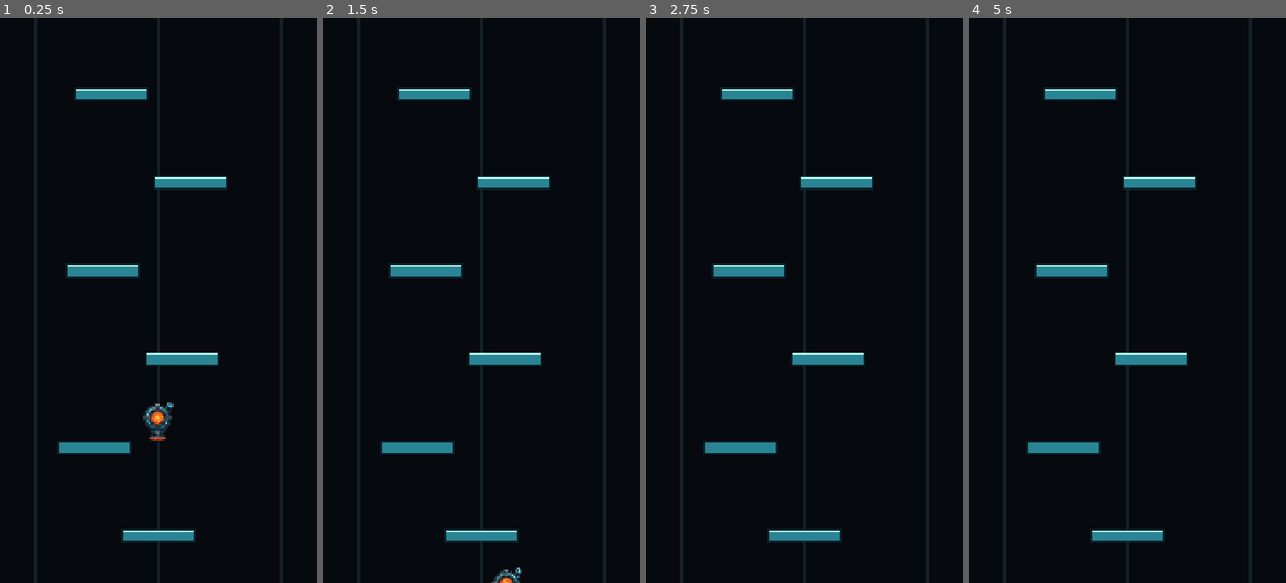
Above: before the commit, frames 1-4 (left to right).
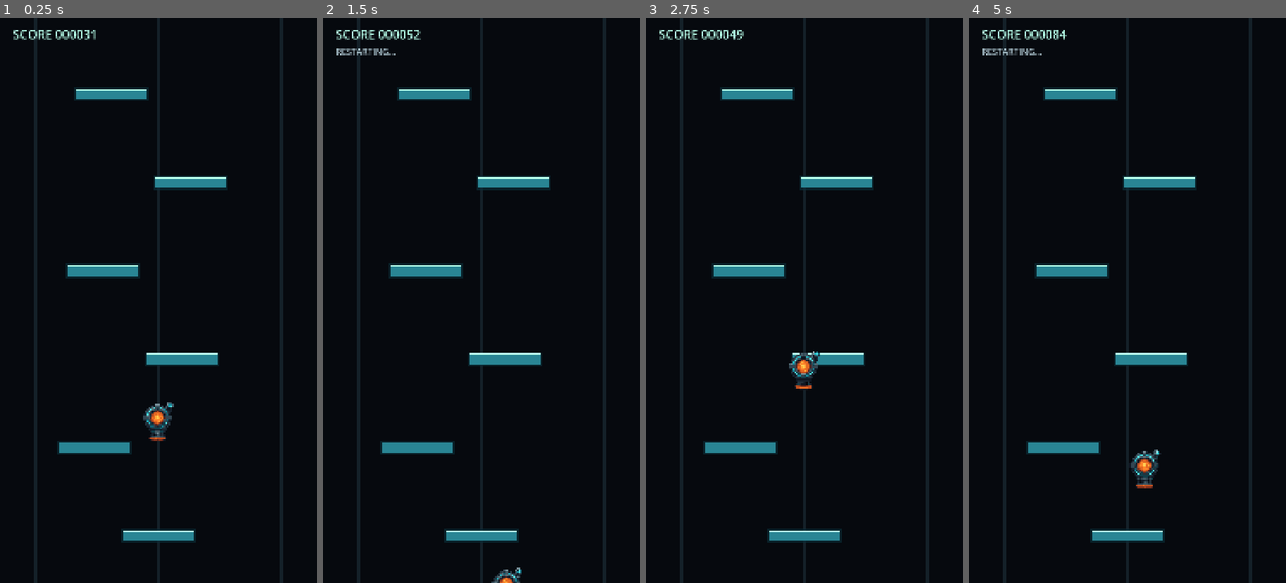
Above: after the commit, the same moments.

Repository: ScriptByFei/kernwerk-godot
Game: Godot game, scene res://scenes/game/game.tscn
Same seed, same stepped clock (60 frames per second), same inputs: the game is played once before the commit and once after it.
Inputs (mouse positions are in pixels of both pictures, inside the frame that each line leads up to):
- Up to frame 1 (0.25 s): no input
- Up to frame 2 (1.5 s): tap Enter at 0.5 s; move the mouse to (551, 272) at 0.52 s; hold D (move_right) 0.53-1.25 s; click (551, 272) at 0.67 s; drag from (418, 328) to (465, 413) at 1.27 s
- Up to frame 3 (2.75 s): tap Space at 2 s; move the mouse to (836, 176) at 2.02 s; hold A (move_left) from 2.03 s (still down)
- Up to frame 4 (5 s): release A (move_left) at 2.75 s; drag from (1111, 413) to (1032, 215) at 2.77 s; move the mouse to (1222, 385) at 3.52 s; hold D (move_right) 3.53-4.25 s; drag from (1032, 215) to (1079, 159) at 4.27 s

The runs differ from the first frame. In frame 1, 0.3% of the frame differs, in the area x 4-31%, y 2-4%; in frame 2, 0.4%; in frame 3, 0.7%; in frame 4, 0.8%, in the area x 4-61%, y 2-84%.

Commit message:
feat: add gameplay loop to Resonanzsprung
- Height-based score with on-screen display
- Game over when jumper falls below camera
- 1s auto-restart with full reset
- Difficulty scaling (platform gap + horizontal step) up to max 5
- Guard against instant game-over on initial launch
- New gameplay_loop_test suite (16 tests)

Diff:
--- a/scripts/game/game.gd
+++ b/scripts/game/game.gd
@@ -1,25 +1,49 @@
 extends Node2D
+
+const START_Y := JumpConfig.PLATFORM_LAYOUT[0].y - JumpConfig.PLATFORM_SIZE.y
 
 var jumper: Jumper
 var camera: VerticalCamera
 var platform_director: PlatformDirector
 var is_dragging := false
+var score := 0
+var difficulty := 0
+var is_game_over := false
+var _restart_timer := -1.0
+var _highest_y := START_Y
+var _death_check_armed := false
 
 func _ready() -> void:
-	queue_redraw()
 	platform_director = PlatformDirector.new()
 	platform_director.initialize(self, JumpConfig.PLATFORM_LAYOUT)
 	_create_jumper()
 	_create_camera()
+	_highest_y = jumper.global_position.y
+	_update_score()
+	queue_redraw()
 
 func _notification(what: int) -> void:
 	if what == NOTIFICATION_WM_SIZE_CHANGED:
 		queue_redraw()
 
-func _process(_delta: float) -> void:
+func _process(delta: float) -> void:
 	queue_redraw()
+	if jumper == null or camera == null:
+		return
+	if is_game_over:
+		_restart_timer -= delta
+		if _restart_timer <= 0.0:
+			_restart()
+		return
+	_update_score()
+	if _death_check_armed:
+		_check_game_over()
+	else:
+		_arm_death_check()
+	if is_game_over:
+		return
 	var visible_rect := _get_visible_world_rect()
-	platform_director.maintain(visible_rect.position.y, visible_rect.end.y)
+	platform_director.maintain(visible_rect.position.y, visible_rect.end.y, difficulty)
 
 func _create_jumper() -> void:
 	jumper = Jumper.new()
@@ -34,7 +58,54 @@
 	camera.target = jumper
 	add_child(camera)
 
+func _update_score() -> void:
+	if jumper == null:
+		return
+	_highest_y = minf(_highest_y, jumper.global_position.y)
+	score = maxi(0, int(floor((START_Y - _highest_y) / JumpConfig.SCORE_PER_UNIT)))
+	difficulty = mini(
+		JumpConfig.MAX_DIFFICULTY,
+		int(floor(float(score) / JumpConfig.DIFFICULTY_STEP_SCORE))
+	)
+
+func _check_game_over() -> void:
+	if is_game_over or jumper == null or camera == null:
+		return
+	var death_line_y := camera.global_position.y + JumpConfig.FALL_DEATH_MARGIN
+	if jumper.global_position.y > death_line_y:
+		is_game_over = true
+		_restart_timer = JumpConfig.RESTART_DELAY
+
+func _arm_death_check() -> void:
+	if jumper == null or camera == null:
+		return
+	if jumper.global_position.y <= camera.global_position.y + JumpConfig.FALL_DEATH_MARGIN:
+		_death_check_armed = true
+
+func _restart() -> void:
+	if jumper != null:
+		jumper.free()
+		jumper = null
+	if camera != null:
+		camera.free()
+		camera = null
+	if platform_director == null:
+		platform_director = PlatformDirector.new()
+	platform_director.initialize(self, JumpConfig.PLATFORM_LAYOUT)
+	_create_jumper()
+	_create_camera()
+	score = 0
+	difficulty = 0
+	is_game_over = false
+	_restart_timer = -1.0
+	_highest_y = jumper.global_position.y
+	_death_check_armed = false
+	_update_score()
+	queue_redraw()
+
 func _unhandled_input(event: InputEvent) -> void:
+	if jumper == null:
+		return
 	if event is InputEventMouseButton and event.button_index == MOUSE_BUTTON_LEFT:
 		is_dragging = event.pressed
 		if is_dragging:
@@ -66,6 +137,25 @@
 	draw_rect(visible_rect, Color(0.025, 0.035, 0.055), true)
 	for shaft_x in [120.0, 540.0, 960.0]:
 		draw_line(Vector2(shaft_x, visible_rect.position.y), Vector2(shaft_x, visible_rect.end.y), Color(0.08, 0.13, 0.16), 8.0)
+	draw_string(
+		ThemeDB.fallback_font,
+		visible_rect.position + Vector2(44.0, 72.0),
+		"SCORE %06d" % score,
+		HORIZONTAL_ALIGNMENT_LEFT,
+		-1.0,
+		42,
+		Color(0.72, 1.0, 0.92)
+	)
+	if is_game_over:
+		draw_string(
+			ThemeDB.fallback_font,
+			visible_rect.position + Vector2(44.0, 126.0),
+			"RESTARTING...",
+			HORIZONTAL_ALIGNMENT_LEFT,
+			-1.0,
+			30,
+			Color(0.72, 0.82, 0.86)
+		)
 
 func _get_visible_world_rect() -> Rect2:
 	var viewport_rect := get_viewport_rect()
--- a/scripts/jump/jump_config.gd
+++ b/scripts/jump/jump_config.gd
@@ -22,6 +22,16 @@
 const PLATFORM_MAX_HORIZONTAL_STEP := 280.0
 const CAMERA_LEAD := 260.0
 const CAMERA_START := Vector2(540.0, 960.0)
+
+# Gameplay-Loop
+const SCORE_PER_UNIT := 10.0
+const FALL_DEATH_MARGIN := 600.0
+const RESTART_DELAY := 1.0
+const DIFFICULTY_STEP_SCORE := 100.0
+const MAX_DIFFICULTY := 5
+const DIFFICULTY_VERTICAL_BONUS := 10.0
+const DIFFICULTY_HORIZONTAL_BONUS := 20.0
+
 const PLATFORM_LAYOUT: Array[Vector2] = [
 	Vector2(540.0, 1760.0),
 	Vector2(320.0, 1460.0),
--- a/scripts/jump/platform_director.gd
+++ b/scripts/jump/platform_director.gd
@@ -21,17 +21,27 @@
 		_add_platform(position)
 	_last_position = active_positions.back()
 
-func maintain(visible_top_y: float, visible_bottom_y: float) -> void:
+func maintain(visible_top_y: float, visible_bottom_y: float, difficulty: int = 0) -> void:
+	var clamped_difficulty := clampi(difficulty, 0, JumpConfig.MAX_DIFFICULTY)
 	while _last_position.y > visible_top_y - JumpConfig.PLATFORM_LOOKAHEAD:
-		_add_platform(_next_position())
+		_add_platform(_next_position(clamped_difficulty))
 	_remove_platforms_below(visible_bottom_y + JumpConfig.PLATFORM_CLEANUP_MARGIN)
 
-func _next_position() -> Vector2:
-	var horizontal_offset := _random.randf_range(-JumpConfig.PLATFORM_MAX_HORIZONTAL_STEP, JumpConfig.PLATFORM_MAX_HORIZONTAL_STEP)
+func _next_position(difficulty: int = 0) -> Vector2:
+	var horizontal_step := get_horizontal_step(difficulty)
+	var horizontal_offset := _random.randf_range(-horizontal_step, horizontal_step)
 	return Vector2(
 		clampf(_last_position.x + horizontal_offset, JumpConfig.PLATFORM_MIN_CENTER_X, JumpConfig.PLATFORM_MAX_CENTER_X),
-		_last_position.y - JumpConfig.PLATFORM_VERTICAL_GAP
+		_last_position.y - get_vertical_gap(difficulty)
 	)
+
+func get_vertical_gap(difficulty: int = 0) -> float:
+	var clamped_difficulty := clampi(difficulty, 0, JumpConfig.MAX_DIFFICULTY)
+	return JumpConfig.PLATFORM_VERTICAL_GAP + clamped_difficulty * JumpConfig.DIFFICULTY_VERTICAL_BONUS
+
+func get_horizontal_step(difficulty: int = 0) -> float:
+	var clamped_difficulty := clampi(difficulty, 0, JumpConfig.MAX_DIFFICULTY)
+	return JumpConfig.PLATFORM_MAX_HORIZONTAL_STEP + clamped_difficulty * JumpConfig.DIFFICULTY_HORIZONTAL_BONUS
 
 func _add_platform(position: Vector2) -> void:
 	var platform := JumpPlatform.new()
--- /dev/null
+++ b/tests/gameplay_loop_test.gd
@@ -0,0 +1,84 @@
+extends SceneTree
+
+const Game = preload("res://scripts/game/game.gd")
+const JumpConfig = preload("res://scripts/jump/jump_config.gd")
+const PlatformDirector = preload("res://scripts/jump/platform_director.gd")
+
+var failures := 0
+
+func _init() -> void:
+	await _test_gameplay_loop()
+	await _test_platform_director_difficulty()
+	print("GAMEPLAY LOOP: ALLE OK" if failures == 0 else "GAMEPLAY LOOP: %d FEHLER" % failures)
+	quit(1 if failures > 0 else 0)
+
+func _test_gameplay_loop() -> void:
+	var game := Game.new()
+	get_root().add_child(game)
+	await process_frame
+	game.jumper.set_physics_process(false)
+	game.camera.set_physics_process(false)
+
+	_check(game.score == 0, "a new run starts at score zero")
+	game.jumper.global_position.y = game.START_Y - 100.0
+	game._update_score()
+	_check(game.score == 10, "score increases by one point per ten pixels of height")
+	_check(game.difficulty == 0, "difficulty stays at zero before the first score step")
+
+	game.jumper.global_position.y = game.START_Y - 1000.0
+	game._update_score()
+	_check(game.score == 100, "score reaches 100 at 1000 pixels of height")
+	_check(game.difficulty == 1, "difficulty rises after one difficulty score step")
+
+	game.camera.global_position = JumpConfig.CAMERA_START
+	game.jumper.global_position.y = game.camera.global_position.y + JumpConfig.FALL_DEATH_MARGIN + 1.0
+	game._check_game_over()
+	_check(game.is_game_over, "falling below the camera margin triggers game over")
+	_check(is_equal_approx(game._restart_timer, JumpConfig.RESTART_DELAY), "game over starts the configured restart timer")
+
+	game._restart()
+	game.set_process(false)
+	game.jumper.set_physics_process(false)
+	game.camera.set_physics_process(false)
+	await process_frame
+	_check(not game.is_game_over, "restart clears game over")
+	_check(game.score == 0 and game.difficulty == 0, "restart resets score and difficulty")
+	_check(game.jumper.global_position == Vector2(540.0, game.START_Y), "restart restores the jumper start position")
+	_check(game.camera.global_position == JumpConfig.CAMERA_START, "restart restores the camera start position")
+	_check(game.platform_director.active_positions == JumpConfig.PLATFORM_LAYOUT, "restart restores the initial platform route")
+
+	game.queue_free()
+	await process_frame
+
+func _test_platform_director_difficulty() -> void:
+	var base_world := Node2D.new()
+	var hard_world := Node2D.new()
+	get_root().add_child(base_world)
+	get_root().add_child(hard_world)
+	var base_director := PlatformDirector.new(JumpConfig.PLATFORM_RUN_SEED)
+	var hard_director := PlatformDirector.new(JumpConfig.PLATFORM_RUN_SEED)
+	base_director.initialize(base_world, JumpConfig.PLATFORM_LAYOUT)
+	hard_director.initialize(hard_world, JumpConfig.PLATFORM_LAYOUT)
+	base_director.maintain(-1800.0, 120.0, 0)
+	hard_director.maintain(-1800.0, 120.0, 2)
+
+	var base_gap := base_director.active_positions[7].y - base_director.active_positions[8].y
+	var hard_gap := hard_director.active_positions[7].y - hard_director.active_positions[8].y
+	_check(base_gap == JumpConfig.PLATFORM_VERTICAL_GAP, "difficulty zero keeps the base vertical gap")
+	_check(hard_gap == JumpConfig.PLATFORM_VERTICAL_GAP + 2.0 * JumpConfig.DIFFICULTY_VERTICAL_BONUS, "difficulty adds the configured vertical bonus")
+	_check(
+		absf(hard_director.active_positions[7].x - hard_director.active_positions[6].x) <= JumpConfig.PLATFORM_MAX_HORIZONTAL_STEP + 2.0 * JumpConfig.DIFFICULTY_HORIZONTAL_BONUS,
+		"difficulty expands the horizontal transition limit"
+	)
+	_check(hard_director.get_vertical_gap(99) == JumpConfig.PLATFORM_VERTICAL_GAP + JumpConfig.MAX_DIFFICULTY * JumpConfig.DIFFICULTY_VERTICAL_BONUS, "difficulty is capped at the configured maximum")
+
+	base_world.queue_free()
+	hard_world.queue_free()
+	await process_frame
+
+func _check(condition: bool, description: String) -> void:
+	if condition:
+		print("  ✓ " + description)
+		return
+	failures += 1
+	print("  ✗ " + description)
Not shown, added: tests/gameplay_loop_test.gd.uid
